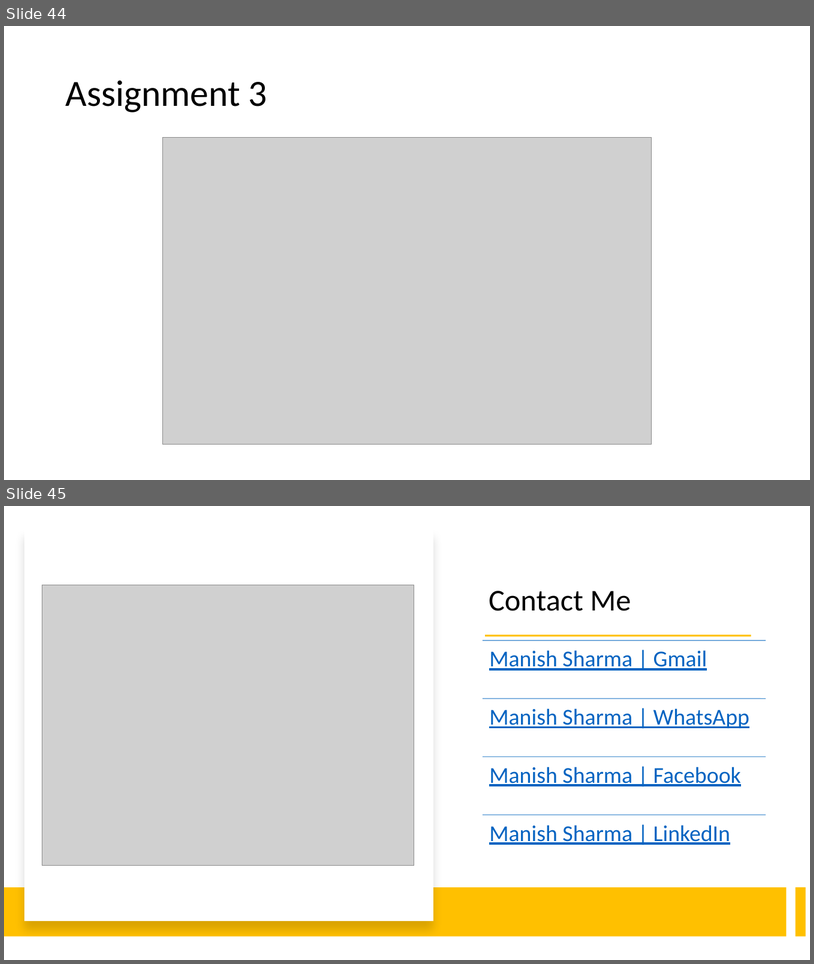
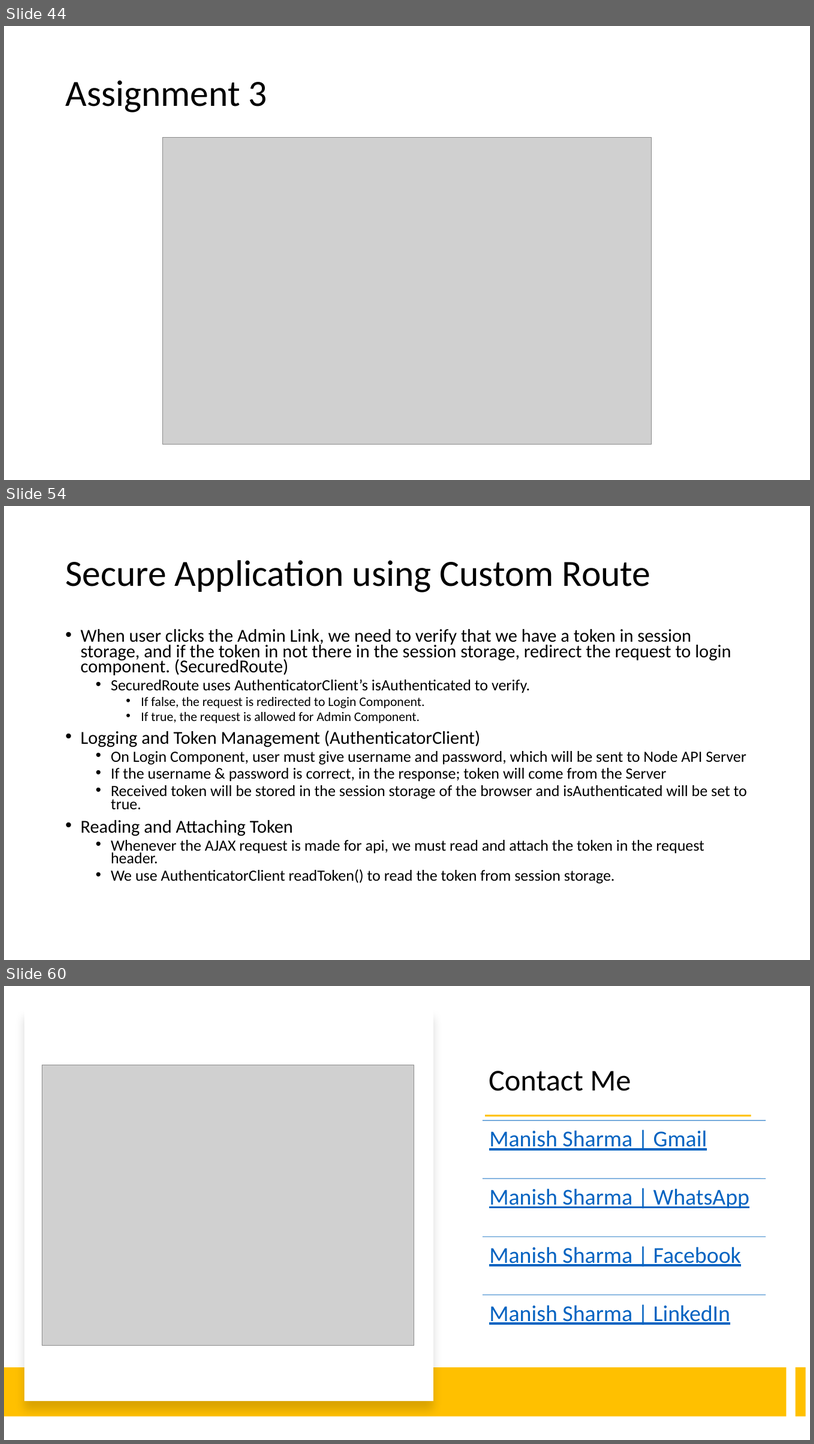
Before and after one commit to explore-with-manish/im-jan24, a slide deck: React/Notes/React.pptx. Shown one above the other, each under a label of ours: slides 44 and 45 before the commit, slides 44, 54 and 60 after it; the slides between them are not shown. The pictures are 814x964 and 814x1444 pixels, drawn with LibreOffice and Linux fonts; fonts in the diff are those of the drawing; grey boxes stand for pictures. Boxes give left, top, right and bottom in pixels: in the first picture for what was removed or moved away, otherwise in the second. Text is boxed around its words. In the diff, an @@ line names an element or a change of style, - is before the commit and + after.

Commit message:
Securing Routes

```diff
--- a/React/Notes/React.pptx
+++ b/React/Notes/React.pptx
@@ slide 54 added at (4,506,810,960), background #FFFFFF @@
@@ title added at (65,560,651,592), 44 pt, text #000000 @@
+Secure Application using Custom Route
@@ text added at (81,629,747,883), 18.6 pt, text #000000 @@
+• When user clicks the Admin Link, we need to verify that we have a token in session storage, and if the token in not there in the session storage, redirect the request to login component. (SecuredRoute)
+  • SecuredRoute uses AuthenticatorClient’s isAuthenticated to verify.
+    • If false, the request is redirected to Login Component.
+    • If true, the request is allowed for Admin Component.
+• Logging and Token Management (AuthenticatorClient)
+  • On Login Component, user must give username and password, which will be sent to Node API Server
+  • If the username & password is correct, in the response; token will come from the Server
+  • Received token will be stored in the session storage of the browser and isAuthenticated will be set to true.
+• Reading and Attaching Token
+  • Whenever the AJAX request is made for api, we must read and attach the token in the request header.
+  • We use AuthenticatorClient readToken() to read the token from session storage.
@@ what was slide 45 is now slide 60 @@
```
Also in this commit, not shown: 14 other slides added, 53 other files.
